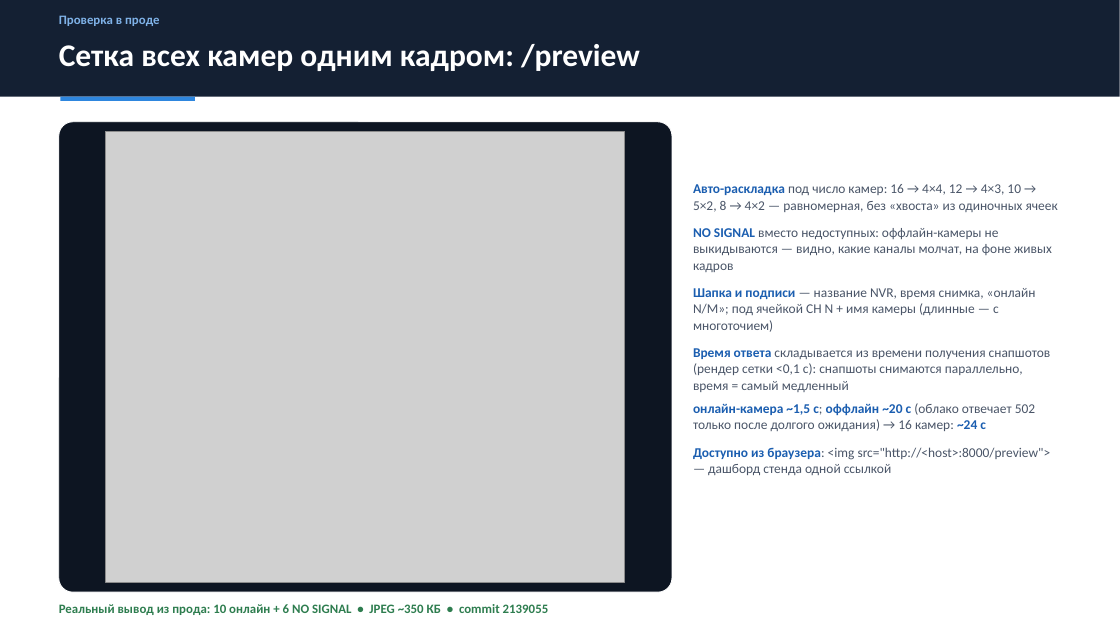
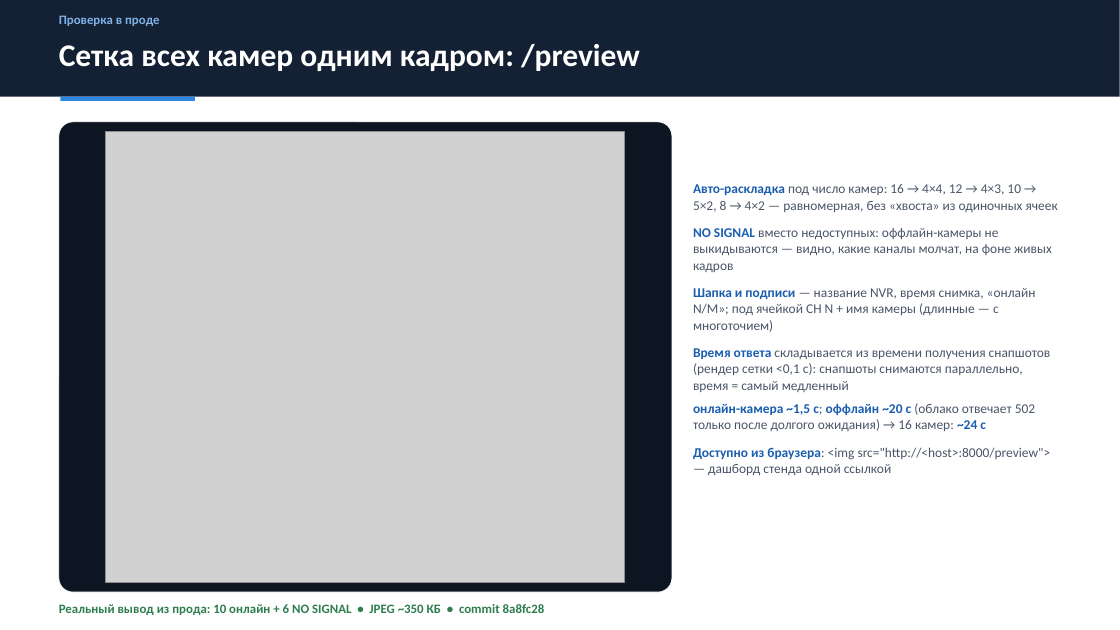
Before and after one commit to halamov/hikcloud2rtc, a slide deck: slide 13 of hikcloud2rtc.pptx. Drawn at 1120x630 pixels with LibreOffice and Linux fonts; fonts in the diff are those of the drawing; grey boxes stand for pictures. Boxes give left, top, right and bottom in pixels: in the first picture for what was removed or moved away, otherwise in the second. Text is boxed around its words. In the diff, an @@ line names an element or a change of style, - is before the commit and + after.

Commit message:
презентация: слайд 13 — commit-указатель в футере 2139055→8a8fc28 (актуальный HEAD /preview)

```diff
--- a/hikcloud2rtc.pptx
+++ b/hikcloud2rtc.pptx
@@ text at [59,604,545,615]: text changed @@
-Реальный вывод из прода: 10 онлайн + 6 NO SIGNAL • JPEG ~350 КБ • commit 2139055
+Реальный вывод из прода: 10 онлайн + 6 NO SIGNAL • JPEG ~350 КБ • commit 8a8fc28
```
